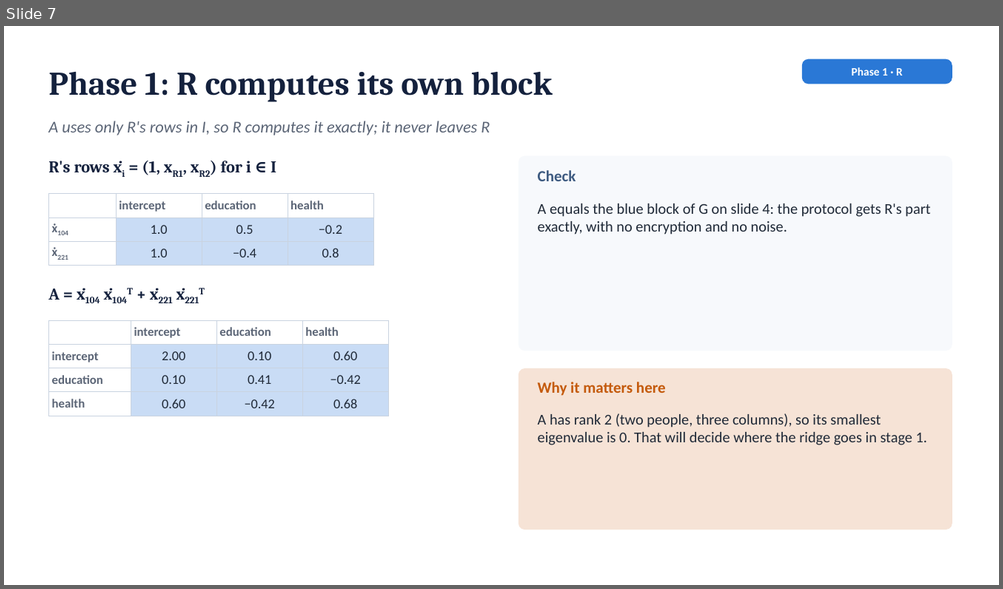
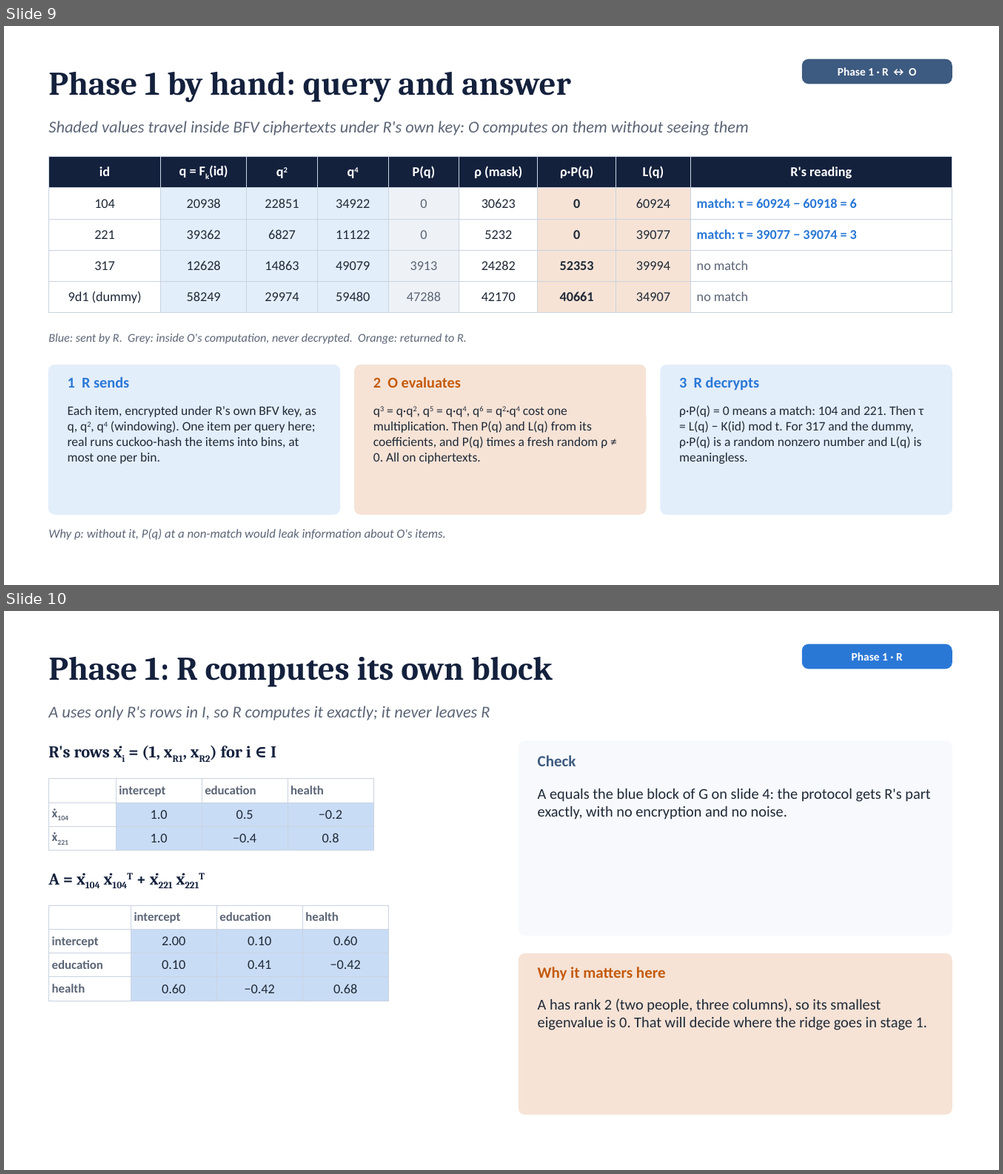
Before and after one commit to shukabh/VerticalFederatedRegression, a slide deck: slides/vfl_toy_example.pptx. Shown one above the other, each under a label of ours: slide 7 before the commit, slides 9 and 10 after it. The pictures are 1003x589 and 1003x1174 pixels, drawn with LibreOffice and Linux fonts; fonts in the diff are those of the drawing. Boxes give left, top, right and bottom in pixels: in the first picture for what was removed or moved away, otherwise in the second. Text is boxed around its words. In the diff, an @@ line names an element or a change of style, - is before the commit and + after.

```diff
--- a/slides/vfl_toy_example.pptx
+++ b/slides/vfl_toy_example.pptx
@@ slide 9 added at (x1=4, y1=26, x2=999, y2=585), background #FFFFFF @@
@@ rounded rectangle added at (x1=802, y1=59, x2=951, y2=84), fill #3D5A80, outline #3D5A80 1 pt @@
@@ text added at (x1=837, y1=67, x2=916, y2=76), 11 pt, text #FFFFFF, bold @@
+Phase 1 · R ↔ O
@@ text added at (x1=48, y1=72, x2=570, y2=102), 32 pt, text #14213D, bold @@
+Phase 1 by hand: query and answer
@@ text added at (x1=48, y1=121, x2=748, y2=136), 16 pt, text #5B6576, italic @@
+Shaded values travel inside BFV ciphertexts under R's own key: O computes on them without seeing them
@@ table added at (x1=48, y1=156, x2=951, y2=306), 5 rows, 9 columns @@
+id | q = Fk(id) | q2 | q4 | P(q) | ρ (mask) | ρ·P(q) | L(q) | R's reading
+104 | 20938 | 22851 | 34922 | 0 | 30623 | 0 | 60924 | match: τ = 60924 − 60918 = 6
+221 | 39362 | 6827 | 11122 | 0 | 5232 | 0 | 39077 | match: τ = 39077 − 39074 = 3
+317 | 12628 | 14863 | 49079 | 3913 | 24282 | 52353 | 39994 | no match
+9d1 (dummy) | 58249 | 29974 | 59480 | 47288 | 42170 | 40661 | 34907 | no match
@@ text added at (x1=48, y1=334, x2=466, y2=344), 11.5 pt, text #5B6576, italic @@
+Blue: sent by R. Grey: inside O's computation, never decrypted. Orange: returned to R.
@@ rounded rectangle added at (x1=48, y1=366, x2=340, y2=514), fill #E3EEFB, outline #E3EEFB 1 pt @@
@@ text added at (x1=68, y1=377, x2=129, y2=388), 14.5 pt, text #2A78D6, bold @@
+1 R sends
@@ rounded rectangle added at (x1=355, y1=366, x2=646, y2=514), fill #F6E3D6, outline #F6E3D6 1 pt @@
@@ text added at (x1=373, y1=377, x2=461, y2=388), 14.5 pt, text #C45A0C, bold @@
+2 O evaluates
@@ rounded rectangle added at (x1=660, y1=366, x2=951, y2=514), fill #E3EEFB, outline #E3EEFB 1 pt @@
@@ text added at (x1=679, y1=377, x2=760, y2=390), 14.5 pt, text #2A78D6, bold @@
+3 R decrypts
@@ text added at (x1=68, y1=406, x2=316, y2=464), 12.5 pt, text #1F2937 @@
+Each item, encrypted under R's own BFV key, as q, q2, q4 (windowing). One item per query here; real runs cuckoo-hash the items into bins, at most one per bin.
@@ text added at (x1=373, y1=407, x2=607, y2=464), 12.5 pt, text #1F2937 @@
+q3 = q·q2, q5 = q·q4, q6 = q2·q4 cost one multiplication. Then P(q) and L(q) from its coefficients, and P(q) times a fresh random ρ ≠ 0. All on ciphertexts.
@@ text added at (x1=679, y1=406, x2=924, y2=464), 12.5 pt, text #1F2937 @@
+ρ·P(q) = 0 means a match: 104 and 221. Then τ = L(q) − K(id) mod t. For 317 and the dummy, ρ·P(q) is a random nonzero number and L(q) is meaningless.
@@ text added at (x1=48, y1=529, x2=445, y2=540), 12 pt, text #5B6576, italic @@
+Why ρ: without it, P(q) at a non-match would leak information about O's items.
@@ what was slide 7 is now slide 10 @@
```
Also in this commit, not shown: 1 slide changed, 2 other slides added, 4 other files.
